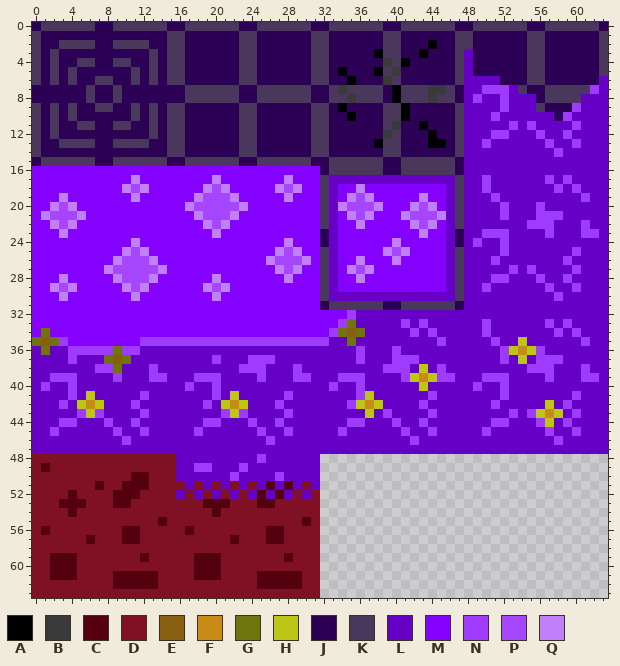
A pixel-art sprite gets an edit: 3D2DGameTest/Assets/Matubara/UnityTile3D/Tile3D/Block.png. The picture above is the old version.
The file is 64x64 pixels.
Palette (. is transparent): A #000000  B #3a3a3a  C #54000e  D #801023  E #875f0f  F #c78c16  G #6f740e  H #bdc617  J #2c0055  K #4a375c  L #6600c6  M #8400ff  N #9f3aff  P #a647ff  Q #c080fb
Pixels before (only the part around the change), first column x 28:
 6 JJJKKJJAJJJBKJJJJJJKLLLLJJJKKJJJJJJL
 7 KKKJJKBKKKKJAKKKBBKJLLNNNLKJJKKKKKNL
 8 KKKJJKKBKKKJAKKKBKKJLNLLNLLLJKKKKLLL
 9 JJJKKJAJJJJKKAJJJJJKLLLLNLLLKJJJNLLL
10 JJJKKJJAJJJKKAJJJJJKLLLNLLLLLLJNLLLL
11 JJJKKJJJJJJKBJJAJJJKLLLLLNLNLLLLNLLL
12 JJJKKJJJJJJBKJJJAJJKLLLNNLLLNLLNLLLL
13 JJJKKJJJJJAKKJJJAAJKLLNLLLLLLNLLNLLL
14 JJJKKJJJJJJKKJJJJJJKLLLLLLLLLLNLLLLL
15 KKKJJKKKKKKJJKKKKKKJLLLLLLLLLLLLLLLL
16 MMMMJKKKKKKJJKKKKKKJLLLLLLLLLLLLLLLL
17 QMMMKLLLLLLLLLLLLLLKLLNLLLLLLNLNLLLL
18 PQMMKLMMQMMMMMMMMMLKLLNLLLLLLLNLNLLL
19 QMMMKLMQPQMMMMMQMMLKLLLNLLLLLLLLLNLL
20 MMMMKLQPPPQMMMQPQMLKLLLLNLLLNLLLLLLL
21 MMMMKLMQPQMMMQPPPQLKLLLLNLLLNNNLLLLL
22 MMMMKLMMQMMMMMQPQMLKLLLLLLLNNNLLLNLL
23 MMMMJLMMMMMMMMMQMMLJLLNNNLLLLNLLLNNL
24 QMMMJLMMMMMMQMMMMMLJLNLLNLLLLLLLLLLL
25 PQMMKLMMMMMQPQMMMMLKLLLLNLLLLLLLNLLL
26 PPQMKLMMQMMMQMMMMMLKLLLNLLLLLLLNLLLL
27 PQMMKLMQPQMMMMMMMMLKLLLLLNLNLLLLNLLL
28 QMMMKLMMQMMMMMMMMMLKLLLNNLLLNLLNLLLL
29 MMMMKLMMMMMMMMMMMMLKLLNLLLLLLNLLNLLL
30 MMMMKLLLLLLLLLLLLLLKLLLLLLLLLLNLLLLL
31 MMMMJKKKKKKJJKKKKKKJLLLLLLLLLLLLLLLL
32 MMMMMMMNLLLLLLLLLLLLLLLLLLLLLLLLLLLL
33 MMMMMMNGLLLLLNLNLLLLLLNLLLLLLNLNLLLL
34 MMMMMNGEGLLLLLNLNLLLLLNLLLLLLLNLNLLL
35 NNNNNLLGLLLLLLLLLNLLLLLNLLHLLLLLLNLL
36 LLLLLLLLNLLLNLLLLLLLLLLLNHFHNLLLLLLL
37 LLLLLLLLNLLLNNNLLLLLLLLLNLHLNNNLLLLL
38 LNLLLLLLLLLNNNLHLNLLLLLLLLLNNNLLLNLL
39 LNNLLLNNNLLLLNHFHNNLLLNNNLLLLNLLLNNL
40 LLLLLNLLNLLLLLLHLLLLLNLLNLLLLLLLLLLL
41 NLLLLLLLNHLLLLLLNLLLLLLLNLLLLLLLNLLL
42 LLLLLLLNHFHLLLLNLLLLLLLNLLLLLHLNLLLL
43 NLLLLLLLLHLNLLLLNLLLLLLLLNLNHFHLNLLL
44 LLLLLLLNNLLLNLLNLLLLLLLNNLLLNHLNLLLL
45 NLLLLLNLLLLLLNLLNLLLLLNLLLLLLNLLNLLL
46 LLLLLLLLLLLLLLNLLLLLLLLLLLLLLLNLLLLL
47 LLLLLLLLLLLLLLLLLLLLLLLLLLLLLLLLLLLL
48 LLLL................................
49 LLLL................................
50 LLLL................................
51 CLDL................................
52 LDLD................................
53 DDDD................................
54 DDDD................................
55 DDCD................................
56 DDDD................................
57 DDDD................................
58 DDDD................................
Once edited:
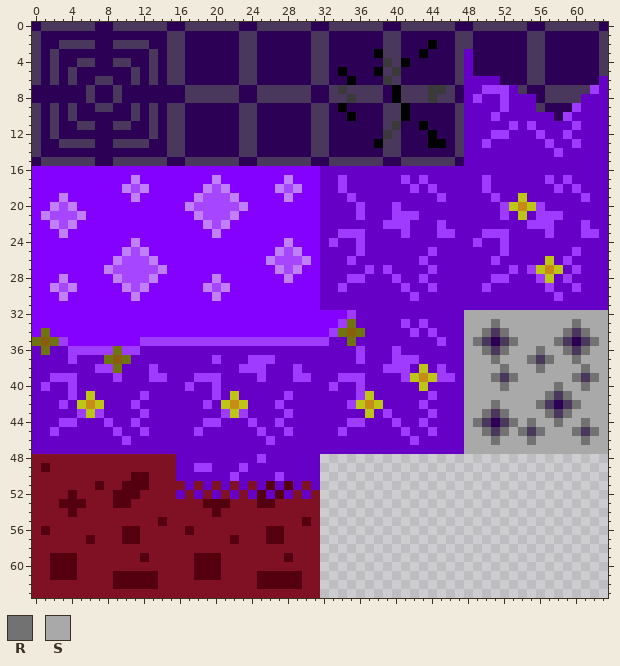
Colours new in this view: R #727272  S #a9a9a9
Diff:
y 16: x 32..47 JKKKKKKJJKKKKKKJ -> LLLLLLLLLLLLLLLL
y 17: x 32 K -> L; x 34 L -> N; x 41 L -> N; x 43 L -> N; x 47 K -> L
y 18: x 32 K -> L; x 34..45 MMQMMMMMMMMM -> NLLLLLLLNLNL; x 47 K -> L
y 19: x 32 K -> L; x 34..45 MQPQMMMMMQMM -> LNLLLLLLLLLN; x 47 K -> L; x 54 L -> H
y 20: x 32 K -> L; x 34..45 QPPPQMMMQPQM -> LLNLLLNLLLLL; x 47 K -> L; x 53..55 LLL -> HFH
y 21: x 32 K -> L; x 34..45 MQPQMMMQPPPQ -> LLNLLLNNNLLL; x 47 K -> L; x 54 L -> H
y 22: x 32 K -> L; x 34..45 MMQMMMMMQPQM -> LLLLLNNNLLLN; x 47 K -> L
y 23: x 32 J -> L; x 34..47 MMMMMMMMMQMMLJ -> NNNLLLLNLLLNNL
y 24: x 32..45 JLMMMMMMQMMMMM -> LNLLNLLLLLLLLL; x 47 J -> L
y 25: x 32 K -> L; x 34..45 MMMMMQPQMMMM -> LLNLLLLLLLNL; x 47 K -> L
y 26: x 32 K -> L; x 34..45 MMQMMMQMMMMM -> LNLLLLLLLNLL; x 47 K -> L; x 57 L -> H
y 27: x 32 K -> L; x 34..45 MQPQMMMMMMMM -> LLLNLNLLLLNL; x 47 K -> L; x 56..58 LLL -> HFH
y 28: x 32 K -> L; x 34..45 MMQMMMMMMMMM -> LNNLLLNLLNLL; x 47 K -> L; x 57 L -> H
y 29: x 32 K -> L; x 34..45 MMMMMMMMMMMM -> NLLLLLLNLLNL; x 47 K -> L
y 30: x 32 K -> L; x 42 L -> N; x 47 K -> L
y 31: x 32..47 JKKKKKKJJKKKKKKJ -> LLLLLLLLLLLLLLLL
y 32: x 48..63 LLLLLLLLLLLLLLLL -> SSSSSSSSSSSSSSSS
y 33: x 48..63 LLNLLLLLLNLNLLLL -> SSSRSSSSSSSSRSSS
y 34: x 48..63 LLNLLLLLLLNLNLLL -> SSRKRSSSSSSRKRSS
y 35: x 48..63 LLLNLLHLLLLLLNLL -> SRKJKRSSSSRKJKRS
y 36: x 48..63 LLLLNHFHNLLLLLLL -> SSRKRSSSRSSRKRSS
y 37: x 48..63 LLLLNLHLNNNLLLLL -> SSSRSSSRKRSSRSSS
y 38: x 48..63 LLLLLLLNNNLLLNLL -> SSSSRSSSRSSSSRSS
y 39: x 48..63 LLNNNLLLLNLLLNNL -> SSSRKRSSSSSSRKRS
y 40: x 48..63 LNLLNLLLLLLLLLLL -> SSSSRSSSSSRSSRSS
y 41: x 48..63 LLLLNLLLLLLLNLLL -> SSSSSSSSSRKRSSSS
y 42: x 48..63 LLLNLLLLLHLNLLLL -> SSSRSSSSRKJKRSSS
y 43: x 48..63 LLLLLNLNHFHLNLLL -> SSRKRSSSSRKRSSSS
y 44: x 48..63 LLLNNLLLNHLNLLLL -> SRKJKRSRSSRSSRSS
y 45: x 48..63 LLNLLLLLLNLLNLLL -> SSRKRSRKRSSSRKRS
y 46: x 48..63 LLLLLLLLLLNLLLLL -> SSSRSSSRSSSSSRSS
y 47: x 48..63 LLLLLLLLLLLLLLLL -> SSSSSSSSSSSSSSSS
